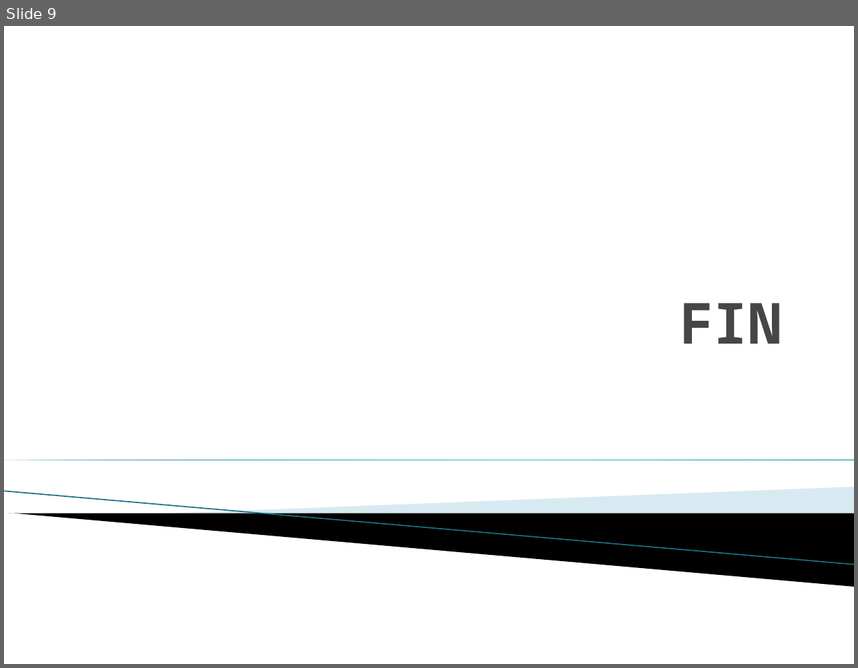
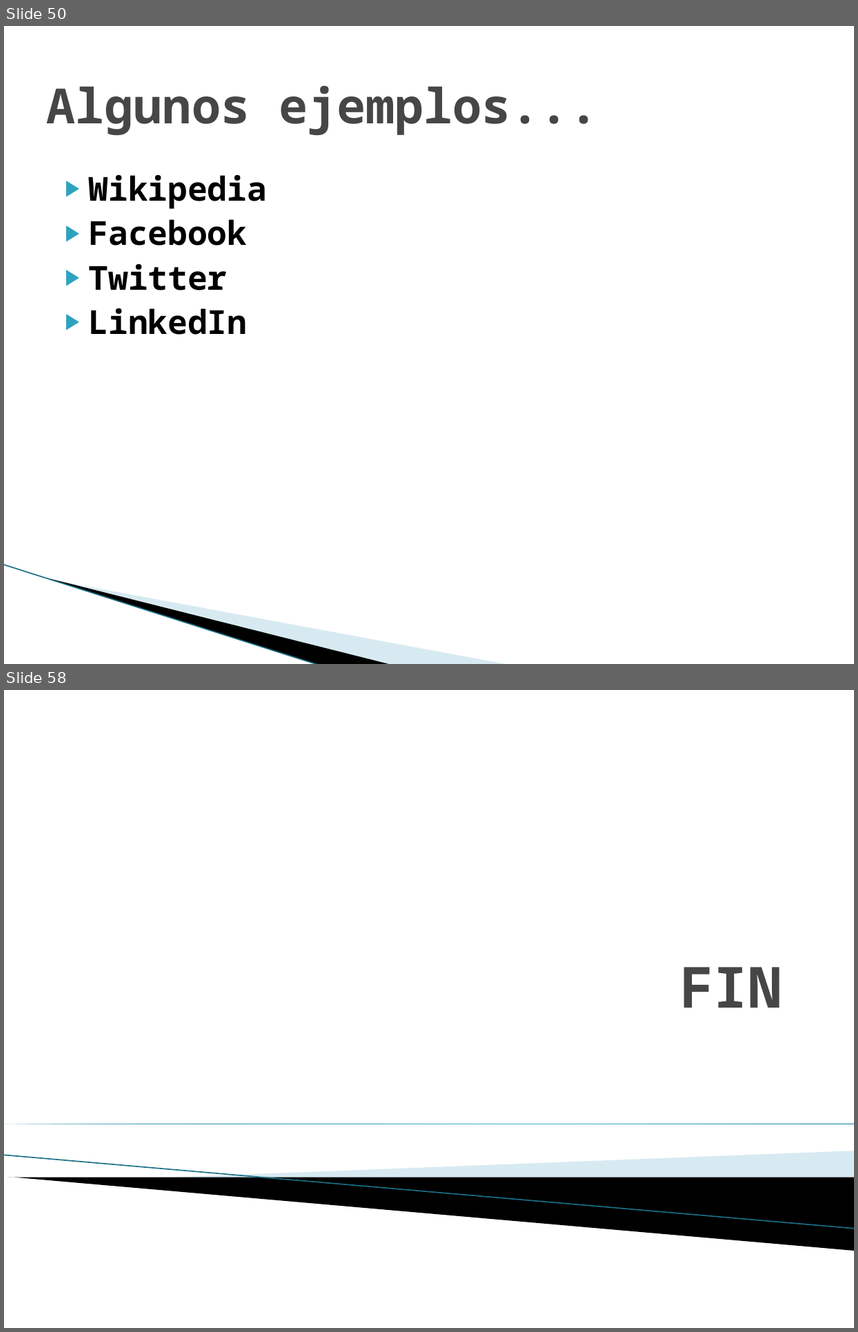
Before and after one commit to carlamadeo/proyectosfacultad, a slide deck: Modelos Organizacionales/TPS/TP_Grupo_C_Redes_Sociales.pptx. Shown one above the other, each under a label of ours: slide 9 before the commit, slides 50 and 58 after it; the slides between them are not shown. The pictures are 858x668 and 858x1332 pixels, drawn with LibreOffice and Linux fonts; fonts in the diff are those of the drawing; background and template pictures are left out. Boxes give left, top, right and bottom in pixels: in the first picture for what was removed or moved away, otherwise in the second. Text is boxed around its words. In the diff, an @@ line names an element or a change of style, - is before the commit and + after.

```diff
--- a/Modelos Organizacionales/TPS/TP_Grupo_C_Redes_Sociales.pptx
+++ b/Modelos Organizacionales/TPS/TP_Grupo_C_Redes_Sociales.pptx
@@ slide 50 added at <box>4,26,854,664</box>, background #FFFFFF @@
@@ title added at <box>47,85,598,135</box>, 41 pt, text #464646, bold @@
+Algunos ejemplos...
@@ text added at <box>89,174,267,334</box>, 28 pt, text #000000, bold @@
+▶ Wikipedia
+▶ Facebook
+▶ Twitter
+▶ LinkedIn
@@ line added from (4, 564) to (319, 664), #97C5D8 0.95 pt @@
@@ freeform shape added at <box>49,578,392,664</box>, fill #000000 @@
@@ freeform shape added at <box>51,579,510,664</box>, fill #A0CBDC at 40% opacity @@
@@ what was slide 9 is now slide 58 @@
```
Also in this commit, not shown: 48 other slides added, 1 other file.
